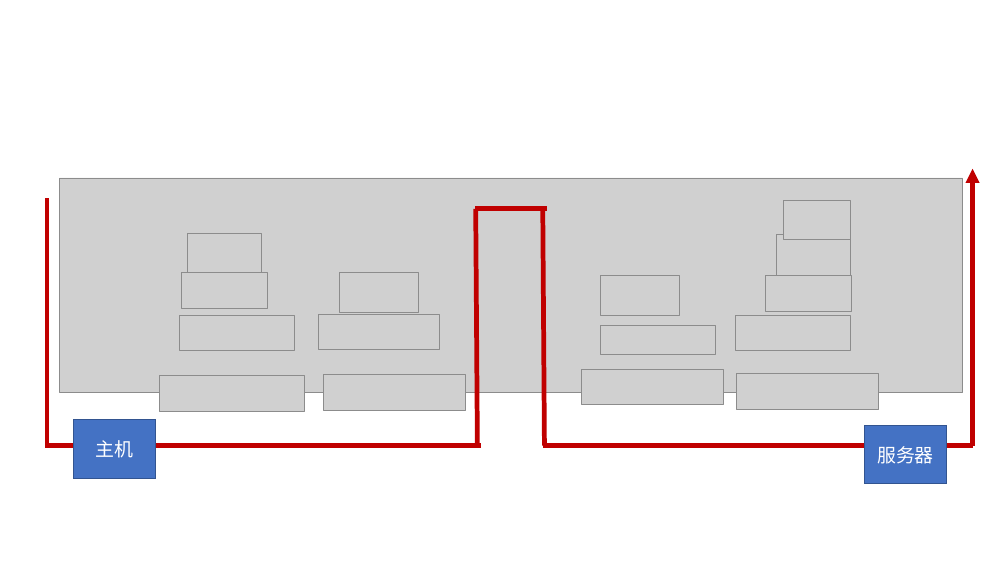
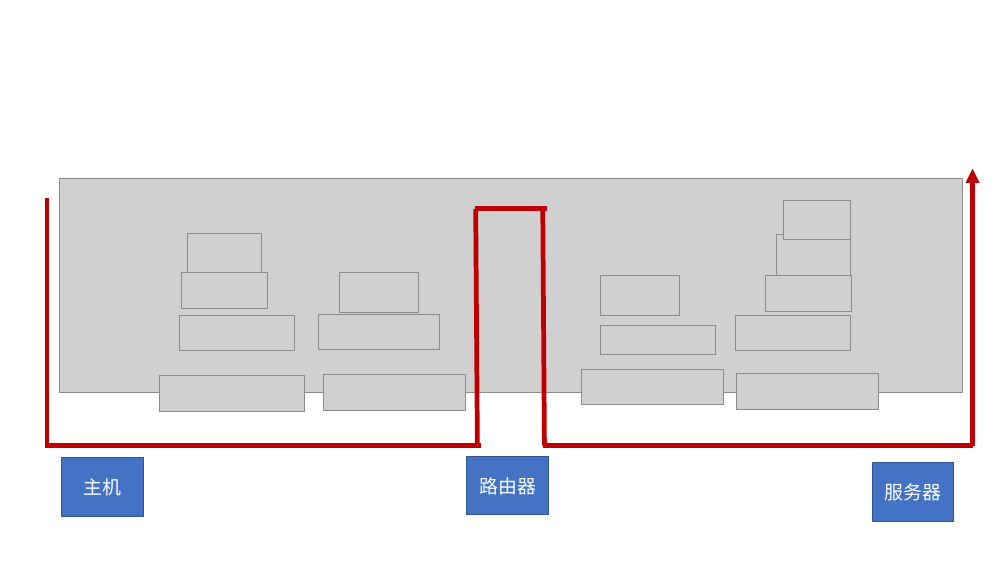
Before and after one commit to actogo/actogo.github.io, a slide deck: slide 2 of 2021/06/13/计算机网络01/图片.pptx. Drawn at 1008x567 pixels with LibreOffice and Linux fonts; fonts in the diff are those of the drawing; grey boxes stand for pictures. Boxes give left, top, right and bottom in pixels: in the first picture for what was removed or moved away, otherwise in the second. Text is boxed around its words. In the diff, an @@ line names an element or a change of style, - is before the commit and + after.

```diff
--- a/2021/06/13/计算机网络01/图片.pptx
+++ b/2021/06/13/计算机网络01/图片.pptx
@@ rectangle "主机" moved from (x1=74, y1=420, x2=156, y2=479) to (x1=62, y1=457, x2=144, y2=516) @@
@@ rectangle added at (x1=467, y1=456, x2=549, y2=515), fill #4472C4, outline #325491 1 pt, 18 pt, text #FFFFFF @@
+路由器
@@ rectangle "服务器" moved from (x1=865, y1=425, x2=947, y2=484) to (x1=873, y1=463, x2=954, y2=522) @@
```
Also in this commit, not shown: 8 other files.
